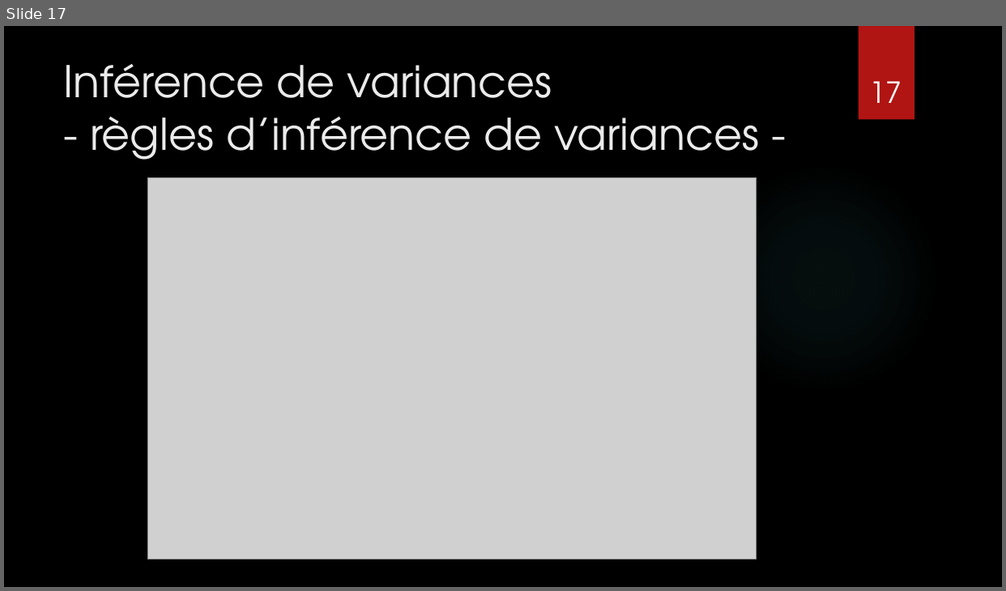
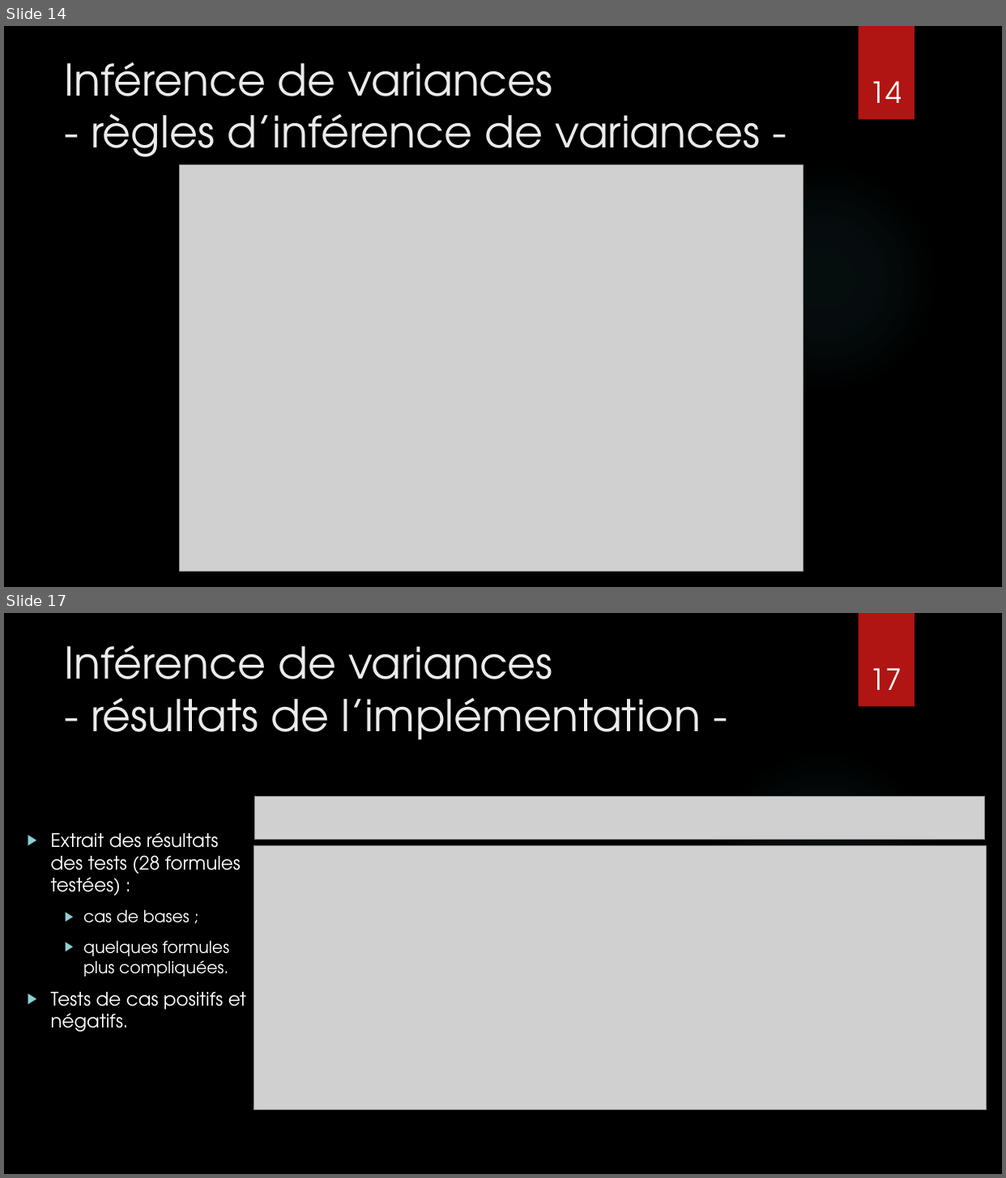
Before and after one commit to CamilleBonnin/TER-S3-Typing-the-higher-order-polyadic-mu-calculus, a slide deck: Presentation/TER_M2_presentation.pptx. Shown one above the other, each under a label of ours: slide 17 before the commit, slides 14 and 17 after it; the slides between them are not shown. The pictures are 1006x591 and 1006x1178 pixels, drawn with LibreOffice and Linux fonts; fonts in the diff are those of the drawing; grey boxes stand for pictures; background and template pictures are left out. Boxes give left, top, right and bottom in pixels: in the first picture for what was removed or moved away, otherwise in the second. Text is boxed around its words. In the diff, an @@ line names an element or a change of style, - is before the commit and + after.

```diff
--- a/Presentation/TER_M2_presentation.pptx
+++ b/Presentation/TER_M2_presentation.pptx
@@ slide 17 added at bbox=[4, 613, 1002, 1174], background picture (left out); not listed: 2 template elements that a slide beside it also shows @@
@@ title added at bbox=[65, 645, 701, 740], 42 pt, text #EBEBEB @@
+Inférence de variances
+- résultats de l’implémentation -
@@ page number added at bbox=[870, 668, 902, 690], 28 pt, text #FFFFFF @@
+17
@@ picture added at bbox=[255, 796, 985, 840] @@
@@ text added at bbox=[51, 833, 246, 1032], 18 pt, text #FFFFFF @@
+  ▶ Extrait des résultats des tests (28 formules testées) :
+    ▶ cas de bases ;
+    ▶ quelques formules plus compliquées.
+  ▶ Tests de cas positifs et négatifs.
@@ picture added at bbox=[253, 845, 986, 1110] @@
@@ what was slide 17 is now slide 14 @@
@@ slide 14 changed as well @@
@@ title "Inférence de variances - règles ..." rewrapped from bbox=[63, 64, 759, 160] to bbox=[64, 62, 761, 168] @@
@@ page number at bbox=[870, 81, 902, 103]: text changed @@
-17
+14
@@ picture: place and size @@
-picture at bbox=[147, 178, 757, 560]
+picture at bbox=[179, 165, 803, 572]
```
Also in this commit, not shown: 9 other slides changed, 8 other slides added, 12 slides removed, 4 other files.
